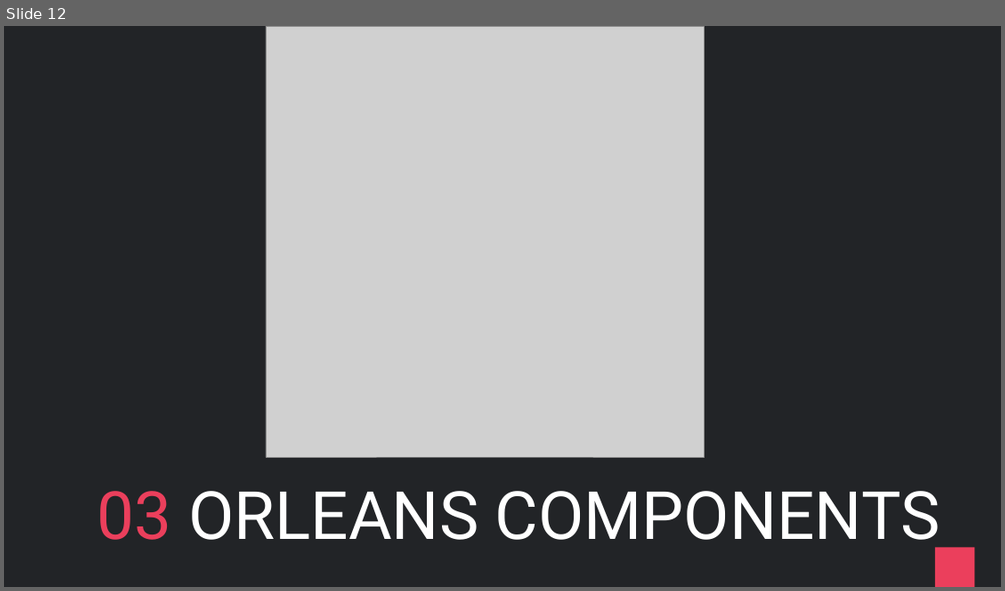
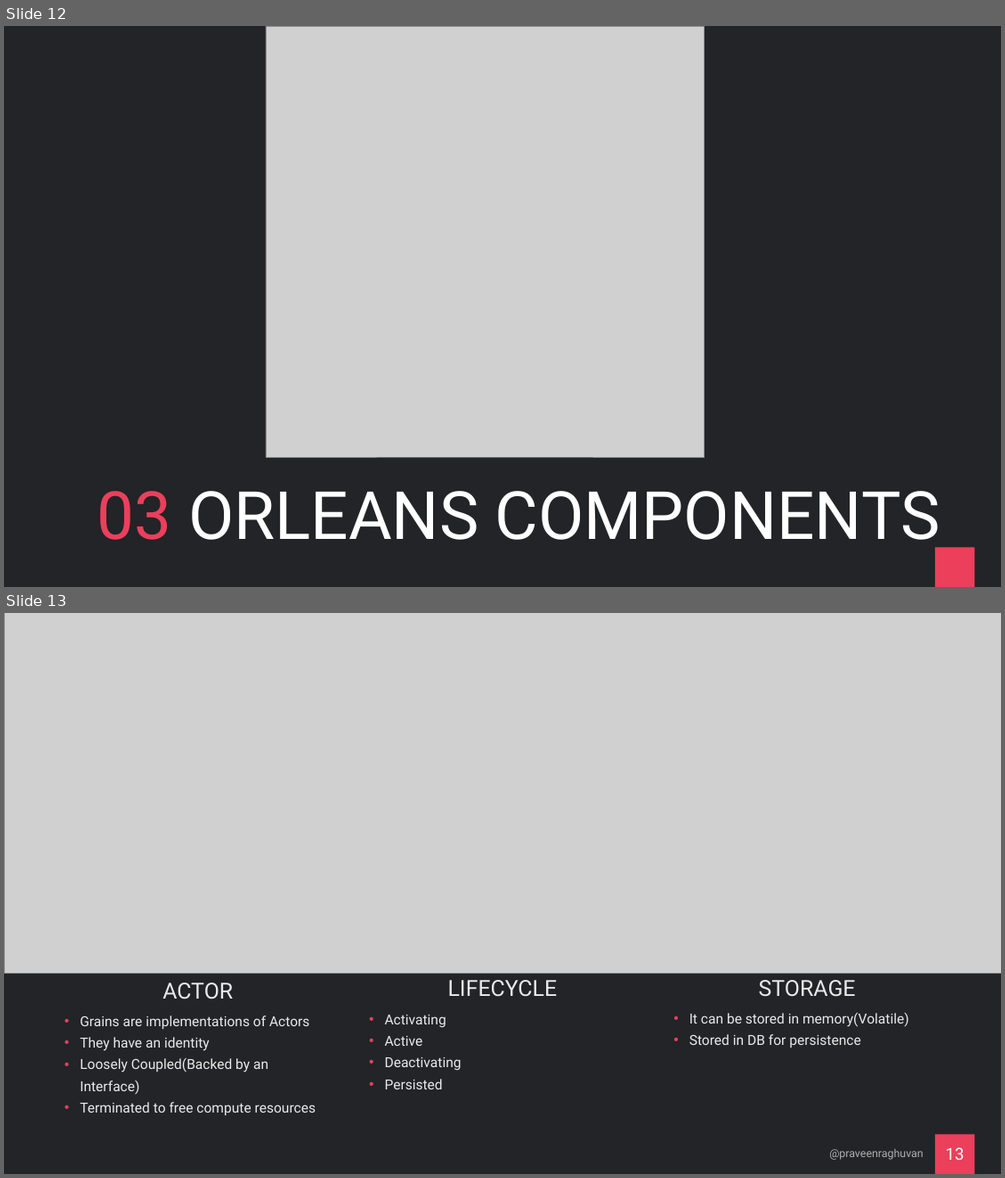
Before and after one commit to praveenraghuvanshi/tech-sessions, a slide deck: drafts/Orleans/ppt/Orleans_draft.pptx. Shown one above the other, each under a label of ours: slide 12 before the commit, slides 12 and 13 after it. The pictures are 1005x591 and 1005x1178 pixels, drawn with LibreOffice and Linux fonts; fonts in the diff are those of the drawing; grey boxes stand for pictures. Boxes give left, top, right and bottom in pixels: in the first picture for what was removed or moved away, otherwise in the second. Text is boxed around its words. In the diff, an @@ line names an element or a change of style, - is before the commit and + after.

Commit message:
Orleans: Grains

```diff
--- a/drafts/Orleans/ppt/Orleans_draft.pptx
+++ b/drafts/Orleans/ppt/Orleans_draft.pptx
@@ slide 13 added at (4, 613, 1001, 1174), background #222427; not listed: 1 template element that a slide beside it also shows @@
@@ picture added at (4, 613, 1001, 973) @@
@@ text added at (162, 982, 233, 999), 32 pt, text #EAEAEA @@
+ACTOR
@@ text added at (448, 980, 558, 997), 32 pt, text #EAEAEA @@
+LIFECYCLE
@@ text added at (759, 980, 856, 997), 32 pt, text #EAEAEA @@
+STORAGE
@@ text added at (689, 1012, 909, 1047), 20 pt, text #EAEAEA @@
+• It can be stored in memory(Volatile)
+• Stored in DB for persistence
@@ text added at (80, 1015, 316, 1115), 20 pt, text #EAEAEA @@
+• Grains are implementations of Actors
+• They have an identity
+• Loosely Coupled(Backed by an Interface)
+• Terminated to free compute resources
@@ text added at (385, 1014, 461, 1089), 20 pt, text #EAEAEA @@
+• Activating
+• Active
+• Deactivating
+• Persisted
@@ text added at (829, 1149, 923, 1159), 16 pt, text #B0B0B0 @@
+@praveenraghuvan
@@ page number added at (946, 1147, 964, 1159), 24 pt, text #FFFFFF @@
+13
```
Also in this commit, not shown: 1 slide changed, 2 other files.
